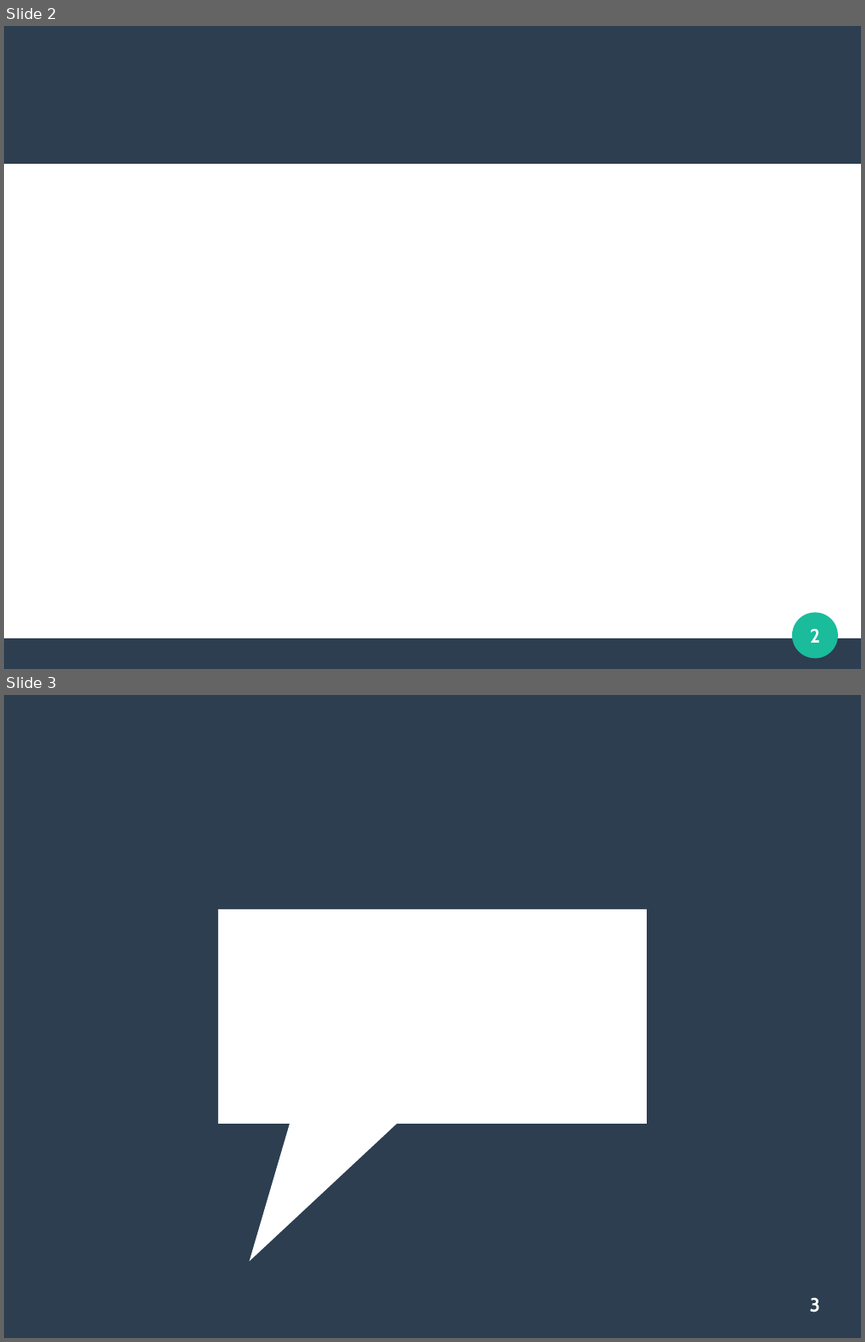
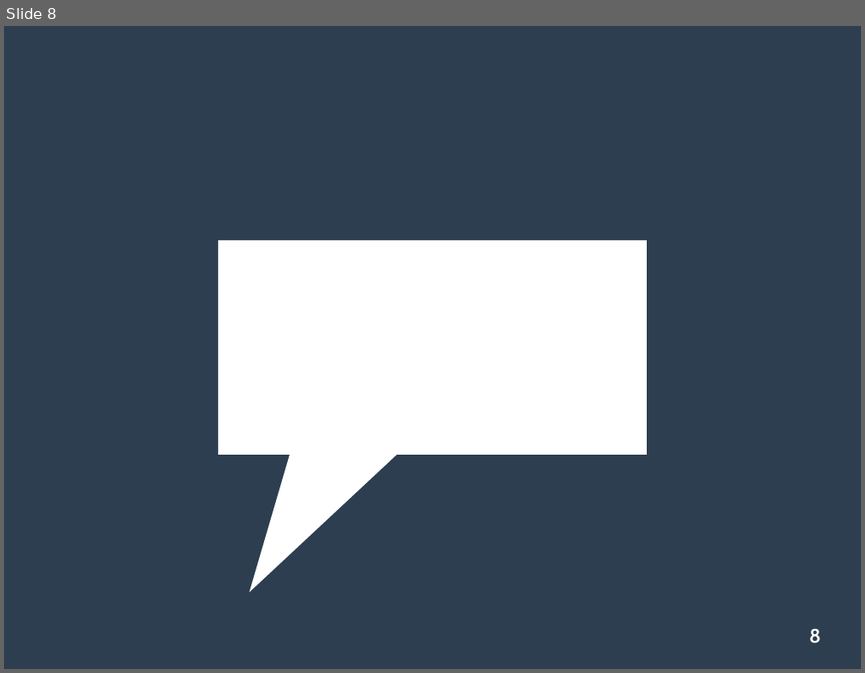
Before and after one commit to JulieMarielaure/Projet1BGE, a slide deck: Hexadécimal Octal.odp. Shown one above the other, each under a label of ours: slides 2 and 3 before the commit, slide 8 after it. The pictures are 865x1342 and 865x673 pixels, drawn with LibreOffice and Linux fonts; fonts in the diff are those of the drawing. Boxes give left, top, right and bottom in pixels: in the first picture for what was removed or moved away, otherwise in the second. Text is boxed around its words. In the diff, an @@ line names an element or a change of style, - is before the commit and + after.

```diff
--- a/Hexadécimal Octal.odp
+++ b/Hexadécimal Octal.odp
@@ slide 2 removed at (x1=4, y1=26, x2=861, y2=669), background #FFFFFF @@
@@ rectangle removed at (x1=4, y1=26, x2=861, y2=164) @@
@@ ellipse removed at (x1=793, y1=612, x2=838, y2=658) @@
@@ page number removed at (x1=810, y1=628, x2=820, y2=642) @@
-2
@@ rectangle removed at (x1=4, y1=638, x2=861, y2=669) @@
@@ what was slide 3 is now slide 8 @@
@@ page number at (x1=809, y1=628, x2=821, y2=643): text changed @@
-3
+8
```
Also in this commit, not shown: 7 slides added, 1 other slide removed.
